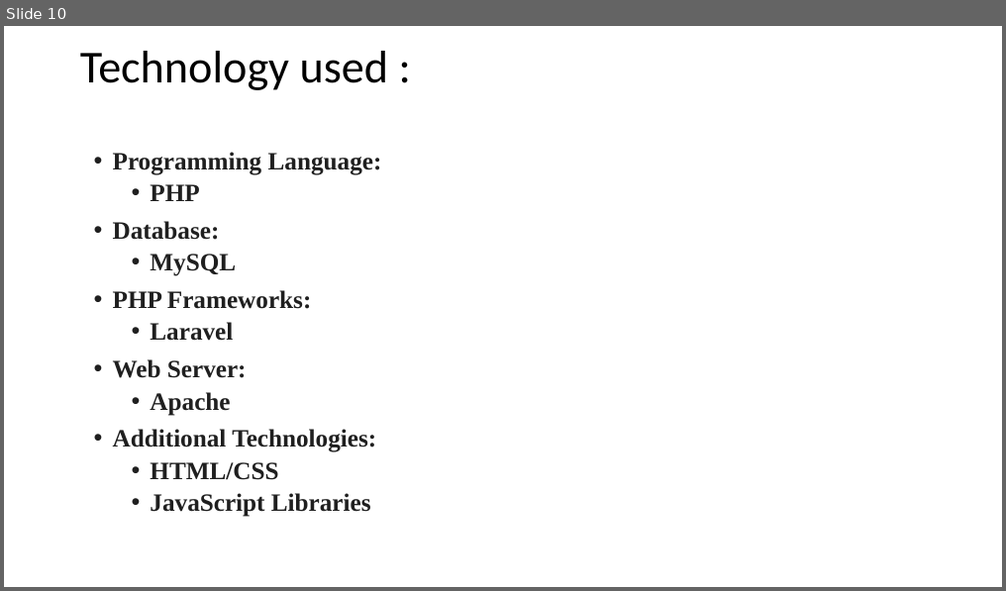
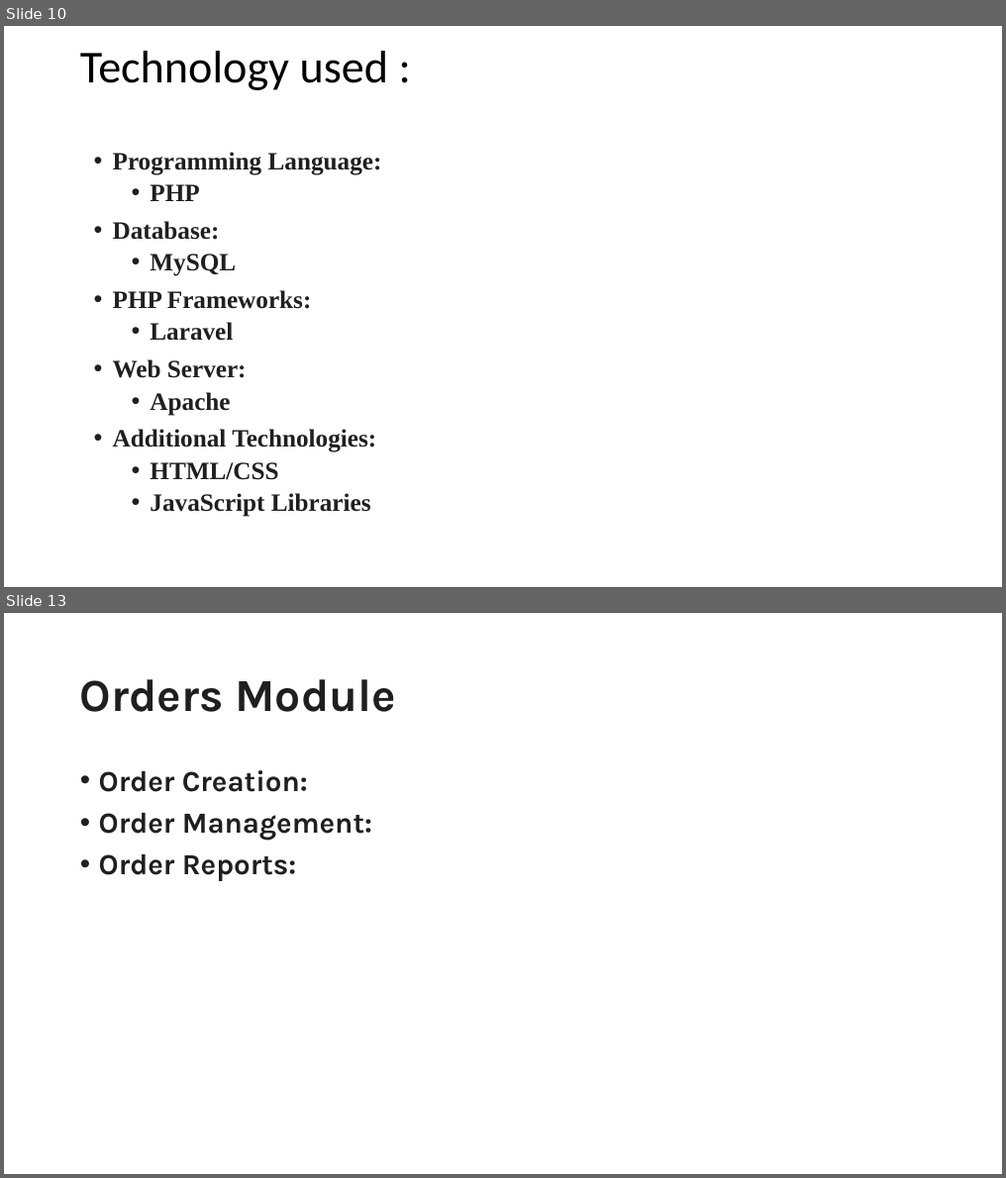
Before and after one commit to sheshagiri-62/6th-Sem-Project-Doc, a slide deck: ppt/final ppt content for CIE 1.pptx. Shown one above the other, each under a label of ours: slide 10 before the commit, slides 10 and 13 after it; the slides between them are not shown. The pictures are 1006x591 and 1006x1178 pixels, drawn with LibreOffice and Linux fonts; fonts in the diff are those of the drawing. Boxes give left, top, right and bottom in pixels: in the first picture for what was removed or moved away, otherwise in the second. Text is boxed around its words. In the diff, an @@ line names an element or a change of style, - is before the commit and + after.

```diff
--- a/ppt/final ppt content for CIE 1.pptx
+++ b/ppt/final ppt content for CIE 1.pptx
@@ slide 13 added at box(4, 613, 1002, 1174), background #FFFFFF @@
@@ title added at box(80, 679, 395, 712), 44 pt, text #1F1F1F, bold @@
+Orders Module
@@ text added at box(99, 770, 372, 881), 28 pt, text #1F1F1F, bold @@
+• Order Creation:
+• Order Management:
+• Order Reports:
```
Also in this commit, not shown: 3 other slides added, 1 slide removed, 28 other files.
